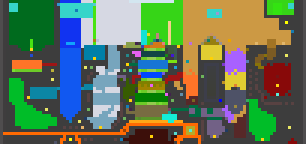
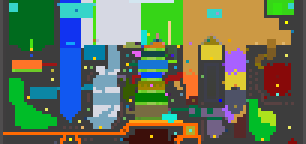
Two versions of the same layered image (306×144). Layer-by-layer changes:
painted on "biome_map.png" over [258, 108, 276, 126]
